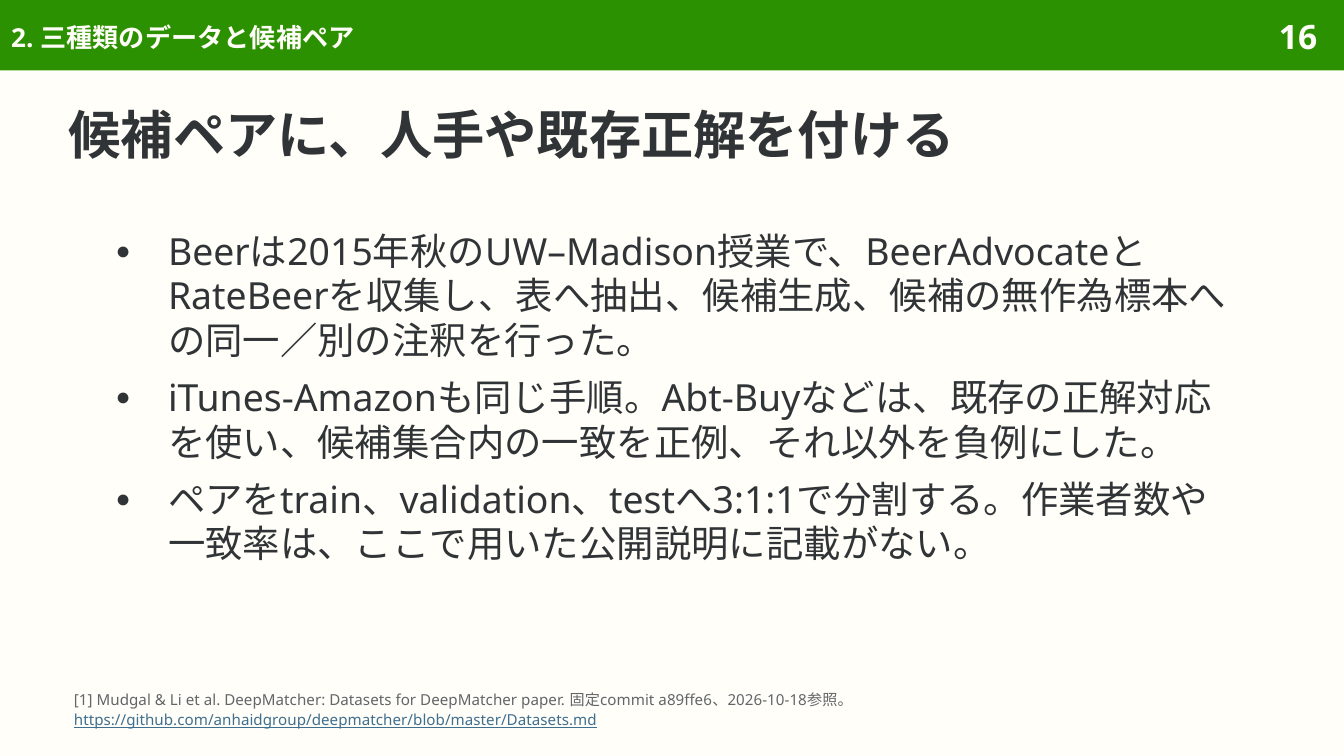
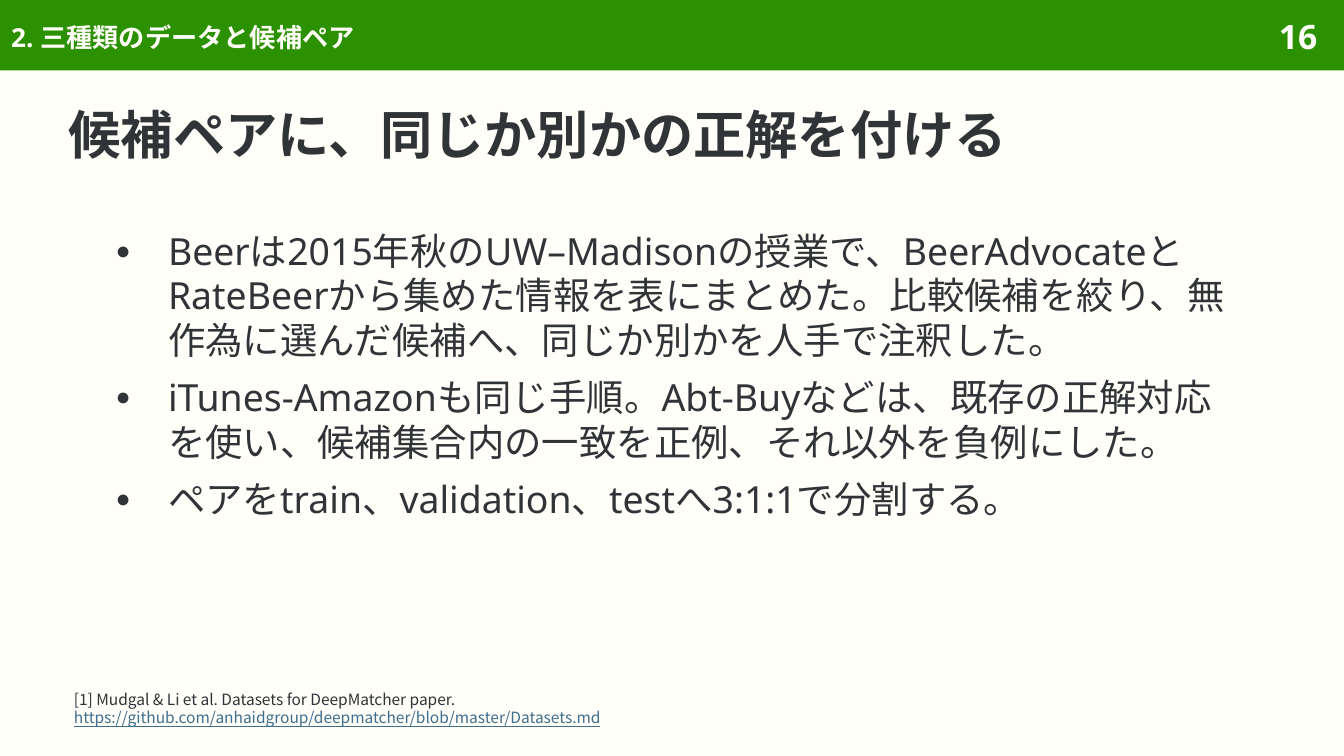
Before and after one commit to sasakiy84/datasets-in-10-minutes, a slide deck: slide 16 of slides/datasets-in-10-minutes-entity-matching.pptx. Drawn at 1344x756 pixels with LibreOffice and Linux fonts; fonts in the diff are those of the drawing. Boxes give left, top, right and bottom in pixels: in the first picture for what was removed or moved away, otherwise in the second. Text is boxed around its words. In the diff, an @@ line names an element or a change of style, - is before the commit and + after.

Commit message:
Rebuild entity matching around DeepMatcher datasets and record linkage

```diff
--- a/slides/datasets-in-10-minutes-entity-matching.pptx
+++ b/slides/datasets-in-10-minutes-entity-matching.pptx
@@ title at (69,109,1007,159): text changed @@
-候補ペアに、人手や既存正解を付ける
+候補ペアに、同じか別かの正解を付ける
@@ text at (168,233,1225,357): text changed @@
-● Beerは2015年秋のUW–Madison授業で、BeerAdvocateとRateBeerを収集し、表へ抽出、候補生成、候補の無作為標本への同一／別の注釈を行った。
+● Beerは2015年秋のUW–Madisonの授業で、BeerAdvocateとRateBeerから集めた情報を表にまとめた。比較候補を絞り、無作為に選んだ候補へ、同じか別かを人手で注釈した。
@@ text at (168,481,1021,516): text changed @@
-● ペアをtrain、validation、testへ3:1:1で分割する。作業者数や一致率は、ここで用いた公開説明に記載がない。
+● ペアをtrain、validation、testへ3:1:1で分割する。
@@ text at (74,692,456,709): text changed; size 8.1 to 8.3 pt; font Noto Sans to Noto Sans CJK JP; text colour #626669 to #303437 @@
-[1] Mudgal & Li et al. DeepMatcher: Datasets for DeepMatcher paper. 固定commit a89ffe6、2026-10-18参照。
+[1] Mudgal & Li et al. Datasets for DeepMatcher paper.
@@ text at (74,708,601,727): size 8.1 to 8.3 pt, font Noto Sans to Noto Sans CJK JP in "https://github.com/anhaidgroup/deepmatcher/blob/master/Datas ..."; line spacing 9.4pt to 1 @@
```
Also in this commit, not shown: 44 other slides changed, 5 slides added, 13 slides removed, 44 other files.
